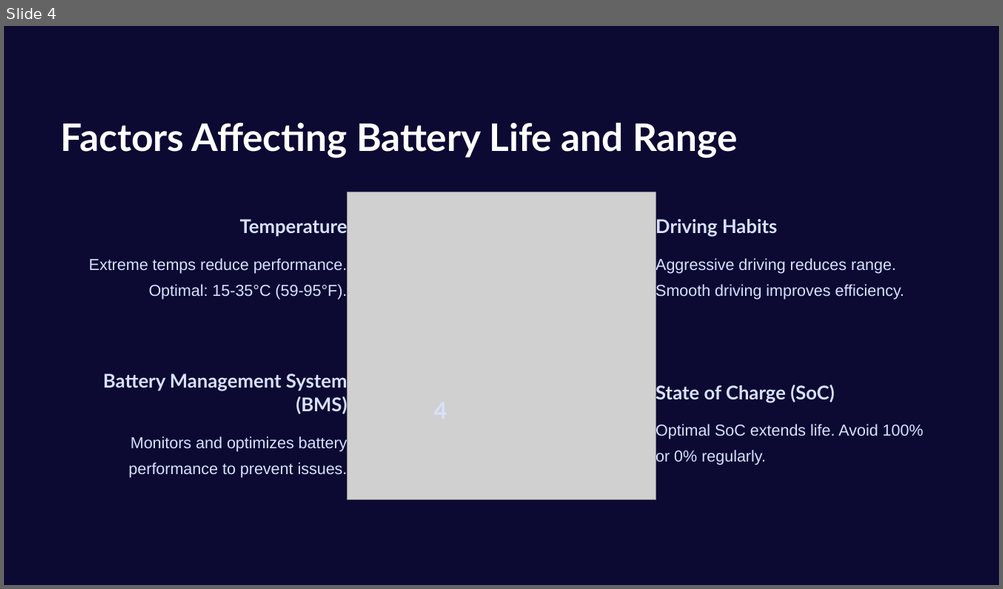
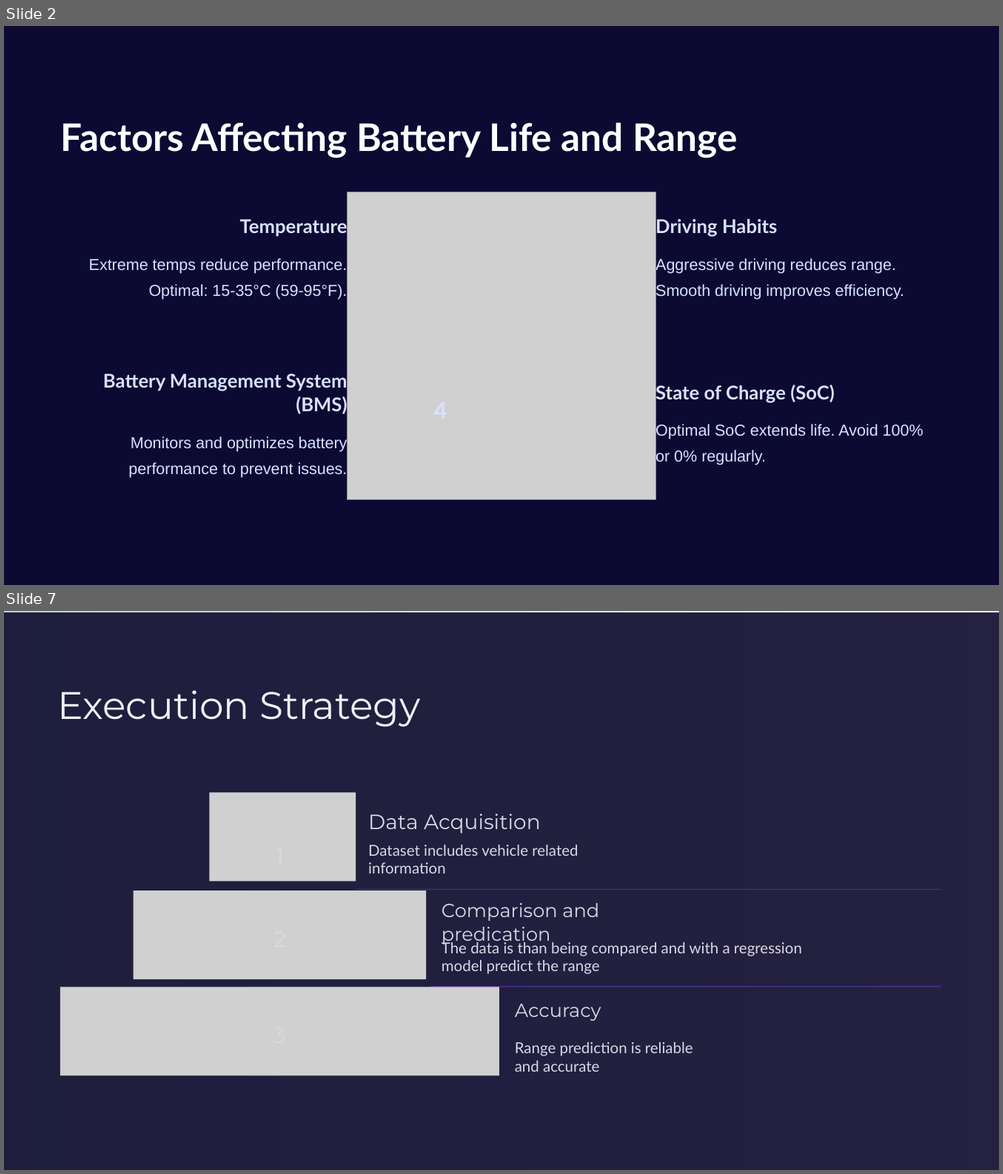
Before and after one commit to parvabarbhaya/EV_project, a slide deck: capstone_project_ppt.pptx. Shown one above the other, each under a label of ours: slide 4 before the commit, slides 2 and 7 after it; the slides between them are not shown. The pictures are 1003x589 and 1003x1174 pixels, drawn with LibreOffice and Linux fonts; fonts in the diff are those of the drawing; grey boxes stand for pictures; background and template pictures are left out. Boxes give left, top, right and bottom in pixels: in the first picture for what was removed or moved away, otherwise in the second. Text is boxed around its words. In the diff, an @@ line names an element or a change of style, - is before the commit and + after.

```diff
--- a/capstone_project_ppt.pptx
+++ b/capstone_project_ppt.pptx
@@ slide 7 added at [4, 611, 999, 1170], background picture (left out) @@
@@ freeform shape added at [4, 612, 999, 1170], fill #0D0A2C at 90% opacity @@
@@ text added at [58, 690, 420, 727], 37.1 pt, text #F2F0F4 @@
+Execution Strategy
@@ picture added at [209, 792, 356, 881] @@
@@ text added at [368, 814, 540, 834], 20 pt, text #DCD7E5 @@
+Data Acquisition
@@ text added at [269, 834, 290, 866], 20.8 pt, text #DCD7E5 @@
+1
@@ text added at [368, 845, 578, 874], 14.6 pt, text #DCD7E5 @@
+Dataset includes vehicle related information
@@ picture added at [133, 891, 426, 980] @@
@@ freeform shape added at [356, 889, 939, 890], fill #4A2C85 @@
@@ text added at [269, 917, 290, 949], 20.8 pt, text #DCD7E5 @@
+2
@@ text added at [441, 903, 599, 945], 18.3 pt, text #DCD7E5 @@
+Comparison and predication
@@ text added at [441, 940, 802, 974], 14.6 pt, text #DCD7E5 @@
+The data is than being compared and with a regression model predict the range
@@ picture added at [60, 987, 498, 1076] @@
@@ freeform shape added at [430, 986, 941, 987], fill #4A2C85 @@
@@ text added at [515, 1004, 601, 1021], 18.3 pt, text #DCD7E5 @@
+Accuracy
@@ text added at [269, 1014, 290, 1046], 20.8 pt, text #DCD7E5 @@
+3
@@ text added at [515, 1042, 693, 1072], 14.6 pt, text #DCD7E5 @@
+Range prediction is reliable and accurate
@@ what was slide 4 is now slide 2 @@
```
Also in this commit, not shown: 2 slides changed, 6 other slides added, 27 slides removed.
